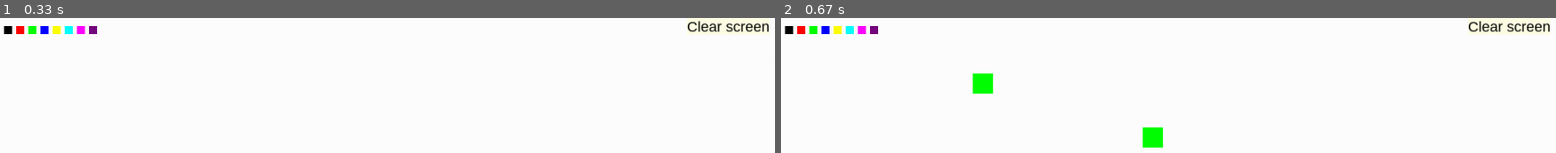
Above: before the commit, frames 1-2 (left to right).
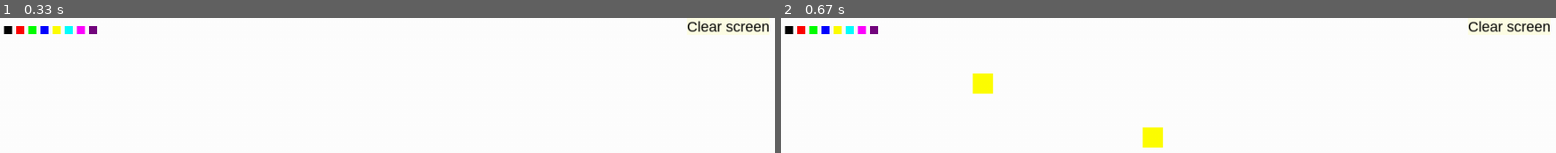
Above: after the commit, the same moments.

Repository: simplycode07/Paint-app-with-pygame
Game: pygame game, started from main.py
Same seed, same stepped clock (60 frames per second), same inputs: the game is played once before the commit and once after it.
Inputs (mouse positions are in pixels of both pictures, inside the frame that each line leads up to):
- Up to frame 1 (0.33 s): no input
- Up to frame 2 (0.67 s): press the mouse at (812, 30) at 0.37 s; move the mouse to (982, 82) at 0.47 s; release the mouse at (1153, 136) at 0.6 s

Frame 1 is identical in both runs. In frame 2, 0.8% of the frame differs, in the area x 24-50%, y 41-97%.

Commit message:
Initialise commit

Diff:
--- a/main.py
+++ b/main.py
@@ -49,27 +49,9 @@
             if pygame.key.get_pressed()[pygame.K_KP_MINUS] and size != 0:
                 size-=1
             if pygame.mouse.get_pressed() == (1,0,0):
-                # for i in range(len(colors)):
-                    # if color_button[i].collidepoint(pos):
-                    #     color = colors[i]
-                if text_rect.collidepoint(pos):
-                    pygame.draw.rect(display, white, pygame.Rect(0,20,display_size[0],display_size[1]))
-                if color_button[0].collidepoint(pos):
-                    pen_color = colors[0]
-                if color_button[1].collidepoint(pos):
-                    pen_color = colors[1]
-                if color_button[2].collidepoint(pos):
-                    pen_color = colors[2]
-                if color_button[3].collidepoint(pos):
-                    pen_color = colors[3]
-                if color_button[4].collidepoint(pos):
-                    pen_color = colors[4]
-                if color_button[5].collidepoint(pos):
-                    pen_color = colors[5]
-                if color_button[6].collidepoint(pos):
-                    pen_color = colors[6]
-                if color_button[7].collidepoint(pos):
-                    pen_color = colors[7]
+                for i in range(len(colors)):
+                    if color_button[i].collidepoint(pos):
+                        color = colors[i]
                 if (pos[1]-size//2) > 20:
                     pygame.draw.rect(display, pen_color, pygame.Rect((pos[0]-size//2), (pos[1]-size//2), size, size))
 
